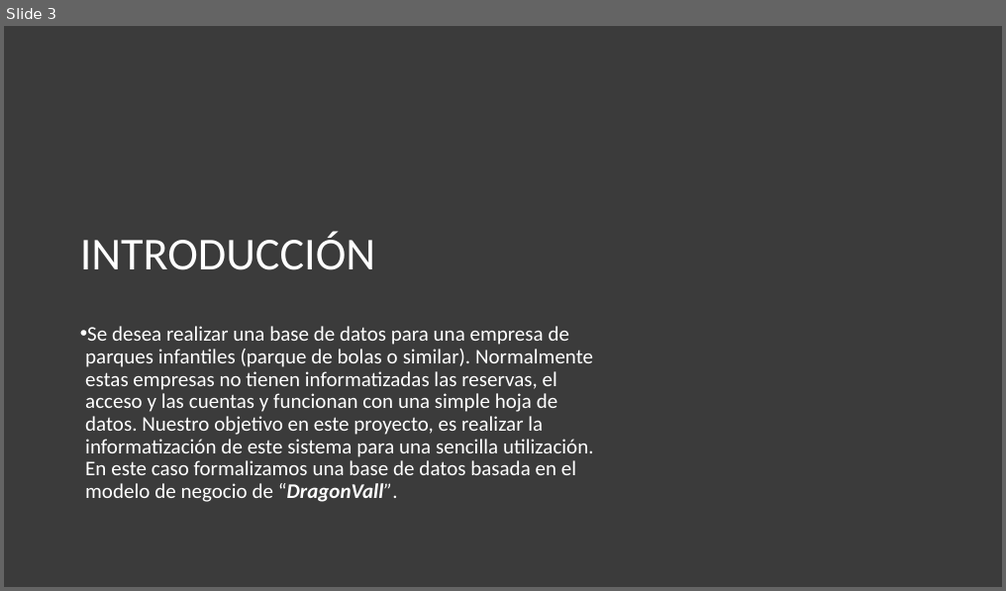
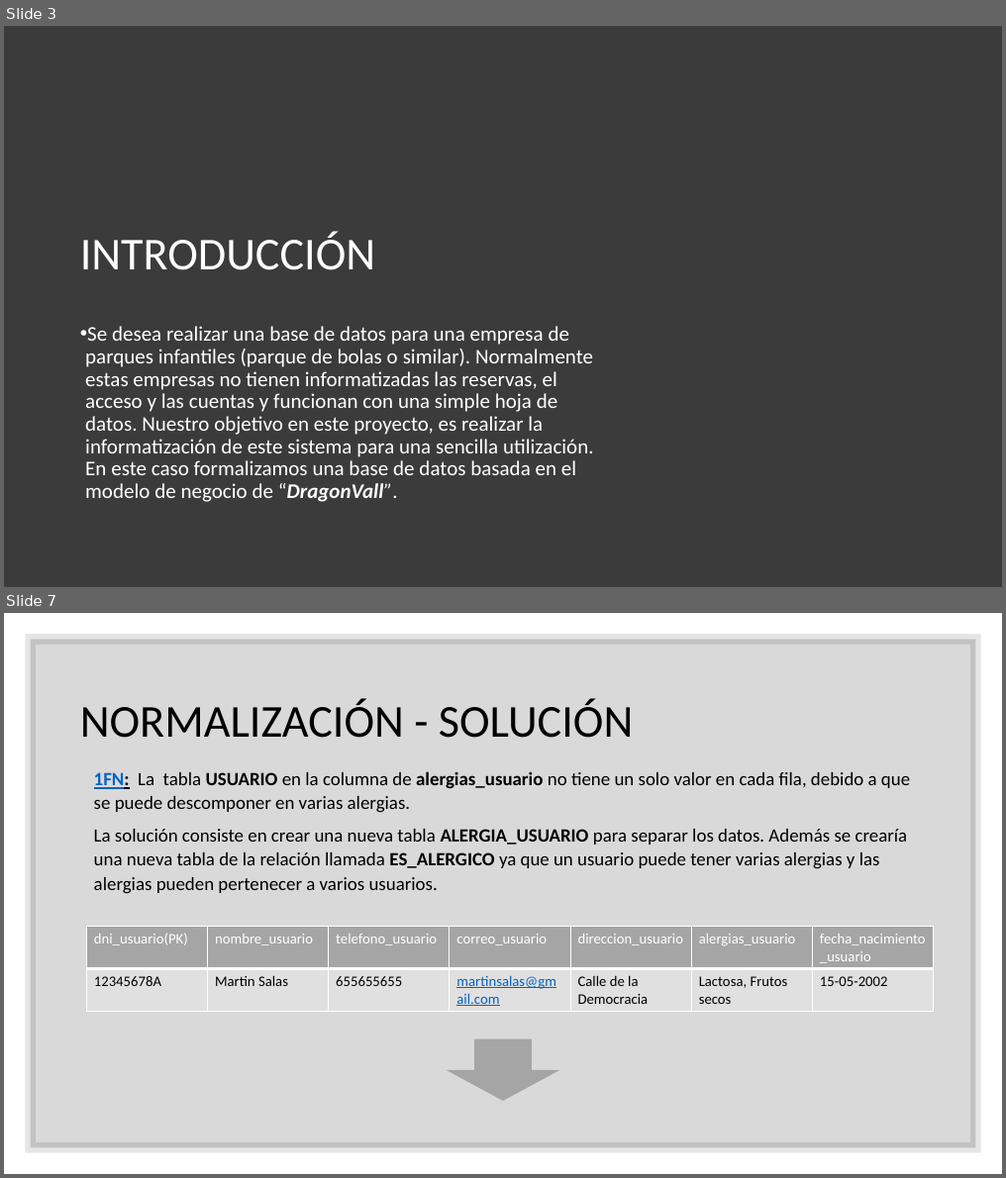
Before and after one commit to maraloeDev/Proyecto-de-Bases-de-Datos, a slide deck: Defensa proyecto intermodular.pptx. Shown one above the other, each under a label of ours: slide 3 before the commit, slides 3 and 7 after it; the slides between them are not shown. The pictures are 1006x591 and 1006x1178 pixels, drawn with LibreOffice and Linux fonts; fonts in the diff are those of the drawing; background and template pictures are left out. Boxes give left, top, right and bottom in pixels: in the first picture for what was removed or moved away, otherwise in the second. Text is boxed around its words. In the diff, an @@ line names an element or a change of style, - is before the commit and + after.

```diff
--- a/Defensa proyecto intermodular.pptx
+++ b/Defensa proyecto intermodular.pptx
@@ slide 7 added at [4, 613, 1002, 1174], background #FFFFFF @@
@@ rectangle added at [30, 639, 976, 1149], fill #000000 at 15% opacity, outline #000000 10 pt @@
@@ title added at [80, 698, 633, 738], 44 pt, text #000000 @@
+NORMALIZACIÓN - SOLUCIÓN
@@ text added at [94, 771, 910, 894], 18 pt, text #000000 @@
+1FN: La tabla USUARIO en la columna de alergias_usuario no tiene un solo valor en cada fila, debido a que se puede descomponer en varias alergias.
+La solución consiste en crear una nueva tabla ALERGIA_USUARIO para separar los datos. Además se crearía una nueva tabla de la relación llamada ES_ALERGICO ya que un usuario puede tener varias alergias y las alergias pueden pertenecer a varios usuarios.
@@ table added at [86, 927, 936, 1011], 2 rows, 7 columns @@
+dni_usuario(PK) | nombre_usuario | telefono_usuario | correo_usuario | direccion_usuario | alergias_usuario | fecha_nacimiento_usuario
+12345678A | Martin Salas | 655655655 | martinsalas@gmail.com | Calle de la Democracia | Lactosa, Frutos secos | 15-05-2002
@@ down arrow added at [446, 1040, 560, 1101], fill #A5A5A5 @@
```
Also in this commit, not shown: 6 slides changed, 9 other slides added, 5 slides removed.
